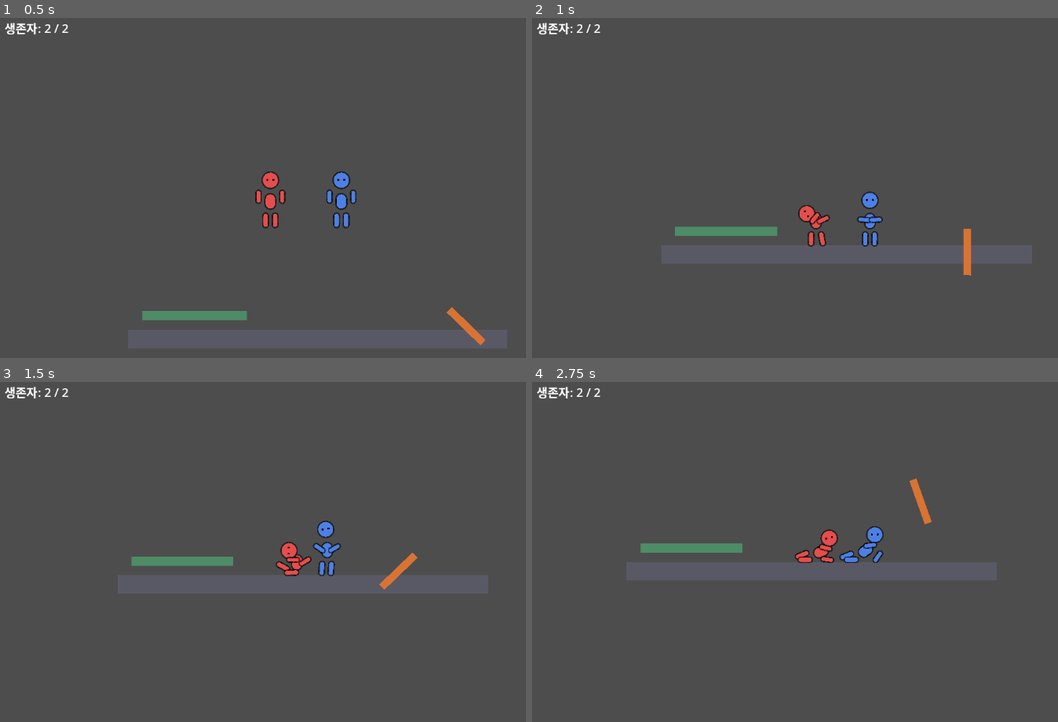
Above: before the commit, frames 1-4 (two rows, left to right).
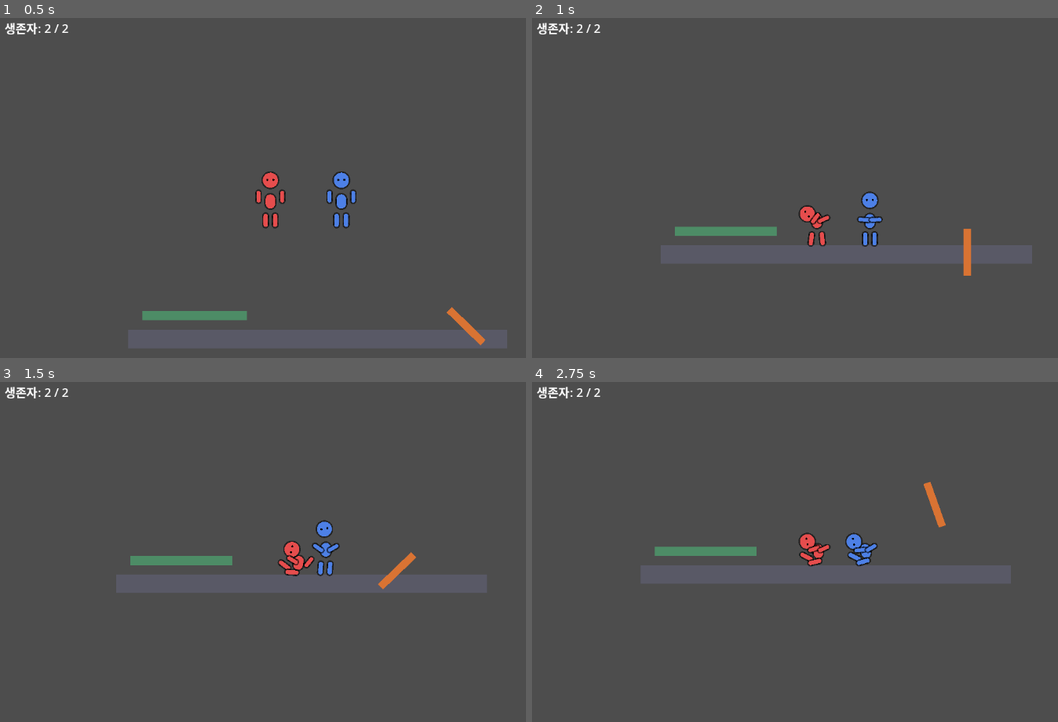
Above: after the commit, the same moments.

Repository: insukimee/-
Game: Godot game, scene res://scenes/Main.tscn
Two runs of this game, one before a commit and one after it. Both use one fixed random seed, a clock stepped at 60 frames per second and the inputs below.
Inputs (mouse positions are in pixels of both pictures, inside the frame that each line leads up to):
- Up to frame 1 (0.5 s): no input
- Up to frame 2 (1 s): tap Enter at 0.5 s; move the mouse to (979, 167) at 0.52 s; hold D (p1_move_right) from 0.53 s (still down); click (979, 167) at 0.6 s; tap Space (p1_jump) at 0.77 s
- Up to frame 3 (1.5 s): move the mouse to (184, 569) at 1.27 s; release D (p1_move_right) at 1.28 s; hold A (p1_move_left) from 1.28 s (still down); tap R at 1.35 s
- Up to frame 4 (2.75 s): tap Space (p1_jump) at 1.52 s; move the mouse to (900, 473) at 2.02 s; release A (p1_move_left) at 2.03 s; hold D (p1_move_right) from 2.03 s (still down); click (900, 473) at 2.1 s

Frame 1 is identical in both runs. In frame 2, 0.1% of the frame differs, in the area x 46-84%, y 51-76%; in frame 3, 0.7%; in frame 4, 3.2%, in the area x 18-92%, y 28-60%.

Commit message:
Switch balance correction from torque to direct angular_velocity blend
The torque-based PD controller's stiffness/damping values were pure
guesses (I have no way to run the engine and observe Godot's actual
computed moment of inertia for these shapes), and in practice they
were far too weak — characters stayed completely collapsed with no
visible correction at all.

Replace it with a torque-unit-independent approach: compute the
rotation error directly and blend the body's angular_velocity toward
a clamped target value every physics frame. This bypasses mass/
inertia entirely, so the correction strength is now just "radians
per second," which is predictable and tunable without needing to
guess at internal physics units.

Diff:
--- a/scripts/Player.gd
+++ b/scripts/Player.gd
@@ -14,12 +14,14 @@
 @export var device_id: int = 0  # 로컬 멀티용: 0=키보드, 1=패드1 등
 @export var lives: int = 1  # 낙사존에 이 횟수만큼 떨어지면 완전 탈락 (기본 1: 즉시 탈락)
 
-## 몸통/다리를 세워두는 복원력(PD 제어). 값을 키우면 더 꼿꼿하게 서고,
-## 줄이면 더 흐물흐물해진다. 팔은 일부러 제외해서 랙돌 느낌은 유지.
-@export var torso_balance_stiffness: float = 26000.0
-@export var torso_balance_damping: float = 1600.0
-@export var leg_balance_stiffness: float = 9000.0
-@export var leg_balance_damping: float = 700.0
+## 몸통/다리를 세워두는 복원 로직. 토크가 아니라 angular_velocity를 직접
+## 보정하는 방식이라 질량/관성 값과 무관하게 항상 일정하게 작동한다.
+## 값을 키우면 더 빠르고 꼿꼿하게 서고, 줄이면 더 흐물흐물해진다.
+## 팔은 일부러 제외해서 랙돌 느낌은 유지.
+@export var torso_correction_speed: float = 10.0
+@export var torso_max_angular_velocity: float = 14.0
+@export var leg_correction_speed: float = 7.0
+@export var leg_max_angular_velocity: float = 12.0
 
 signal went_out(player: Player)
 
@@ -133,17 +135,19 @@
 	_handle_movement()
 
 func _apply_balance() -> void:
-	# 몸통과 다리에 "똑바로 서려는" 토크를 걸어준다. 액티브 랙돌 없이 PinJoint2D만
+	# 몸통과 다리가 "똑바로 서려는" 힘을 준다. 액티브 랙돌 없이 PinJoint2D만
 	# 쓰면 자유롭게 회전하는 관절 특성상 스폰하자마자 힘없이 주저앉아버리고,
 	# 다리도 몸통 아래가 아니라 아무 데나 널브러져서 접지 판정 자체가 불가능해진다.
-	_balance_body(torso, torso_balance_stiffness, torso_balance_damping)
-	_balance_body(leg_l, leg_balance_stiffness, leg_balance_damping)
-	_balance_body(leg_r, leg_balance_stiffness, leg_balance_damping)
-
-func _balance_body(body: RigidBody2D, stiffness: float, damping: float) -> void:
+	_balance_body(torso, torso_correction_speed, torso_max_angular_velocity)
+	_balance_body(leg_l, leg_correction_speed, leg_max_angular_velocity)
+	_balance_body(leg_r, leg_correction_speed, leg_max_angular_velocity)
+
+func _balance_body(body: RigidBody2D, correction_speed: float, max_angular_velocity: float) -> void:
+	# 토크 대신 angular_velocity를 직접 목표값으로 블렌딩한다.
+	# (질량/관성에 따라 필요한 토크 크기가 달라지는 문제를 피하기 위함)
 	var rotation_error := wrapf(-body.rotation, -PI, PI)
-	var torque := rotation_error * stiffness - body.angular_velocity * damping
-	body.apply_torque(torque)
+	var desired := clamp(rotation_error * correction_speed, -max_angular_velocity, max_angular_velocity)
+	body.angular_velocity = lerp(body.angular_velocity, desired, 0.4)
 
 func _action(action_name: String) -> String:
 	# device_id 0 = 1P 입력 스킴, 1 = 2P 입력 스킴 (project.godot의 p1_*/p2_* 액션)
--- a/scripts3d/Player3D.gd
+++ b/scripts3d/Player3D.gd
@@ -10,11 +10,13 @@
 @export var push_impulse: float = 7.0
 @export var player_color: Color = Color(0.9, 0.3, 0.3)
 
-## 몸통/다리를 세워두는 복원 토크(PD 제어). 팔은 제외해서 랙돌 느낌 유지.
-@export var torso_balance_stiffness: float = 60.0
-@export var torso_balance_damping: float = 8.0
-@export var leg_balance_stiffness: float = 20.0
-@export var leg_balance_damping: float = 4.0
+## 몸통/다리를 세워두는 복원 로직. 토크가 아니라 angular_velocity를 직접
+## 보정하는 방식이라 질량/관성 값과 무관하게 항상 일정하게 작동한다.
+## 팔은 제외해서 랙돌 느낌 유지.
+@export var torso_correction_speed: float = 10.0
+@export var torso_max_angular_velocity: float = 14.0
+@export var leg_correction_speed: float = 7.0
+@export var leg_max_angular_velocity: float = 12.0
 
 var torso: RigidBody3D
 var head: RigidBody3D
@@ -188,18 +190,23 @@
 		_push_nearby()
 
 func _apply_balance() -> void:
-	# 몸통/다리가 세워져 있도록 복원 토크를 건다. 이게 없으면 PinJoint3D는
-	# 자유 회전 관절이라 스폰 직후 바로 주저앉고, 다리도 몸통 아래가 아니라
-	# 아무 방향으로나 널브러져서 접지 레이가 땅을 찾지 못하게 된다.
-	_balance_body(torso, torso_balance_stiffness, torso_balance_damping)
-	_balance_body(leg_l, leg_balance_stiffness, leg_balance_damping)
-	_balance_body(leg_r, leg_balance_stiffness, leg_balance_damping)
-
-func _balance_body(body: RigidBody3D, stiffness: float, damping: float) -> void:
+	# 몸통/다리가 세워져 있도록 angular_velocity를 직접 보정한다. 이게 없으면
+	# PinJoint3D는 자유 회전 관절이라 스폰 직후 바로 주저앉고, 다리도 몸통
+	# 아래가 아니라 아무 방향으로나 널브러져서 접지 레이가 땅을 찾지 못한다.
+	_balance_body(torso, torso_correction_speed, torso_max_angular_velocity)
+	_balance_body(leg_l, leg_correction_speed, leg_max_angular_velocity)
+	_balance_body(leg_r, leg_correction_speed, leg_max_angular_velocity)
+
+func _balance_body(body: RigidBody3D, correction_speed: float, max_angular_velocity: float) -> void:
+	# 토크 대신 angular_velocity를 직접 목표값으로 블렌딩한다.
+	# (질량/관성에 따라 필요한 토크 크기가 달라지는 문제를 피하기 위함)
 	var current_up: Vector3 = body.global_transform.basis.y
-	var torque_dir: Vector3 = current_up.cross(Vector3.UP)
-	var torque: Vector3 = torque_dir * stiffness - body.angular_velocity * damping
-	body.apply_torque(torque)
+	var axis: Vector3 = current_up.cross(Vector3.UP)
+	var angle: float = current_up.angle_to(Vector3.UP)
+	var desired := Vector3.ZERO
+	if axis.length() > 0.0001:
+		desired = axis.normalized() * clamp(angle * correction_speed, -max_angular_velocity, max_angular_velocity)
+	body.angular_velocity = body.angular_velocity.lerp(desired, 0.4)
 
 func _update_jump_timers(delta: float) -> void:
 	if is_grounded:
